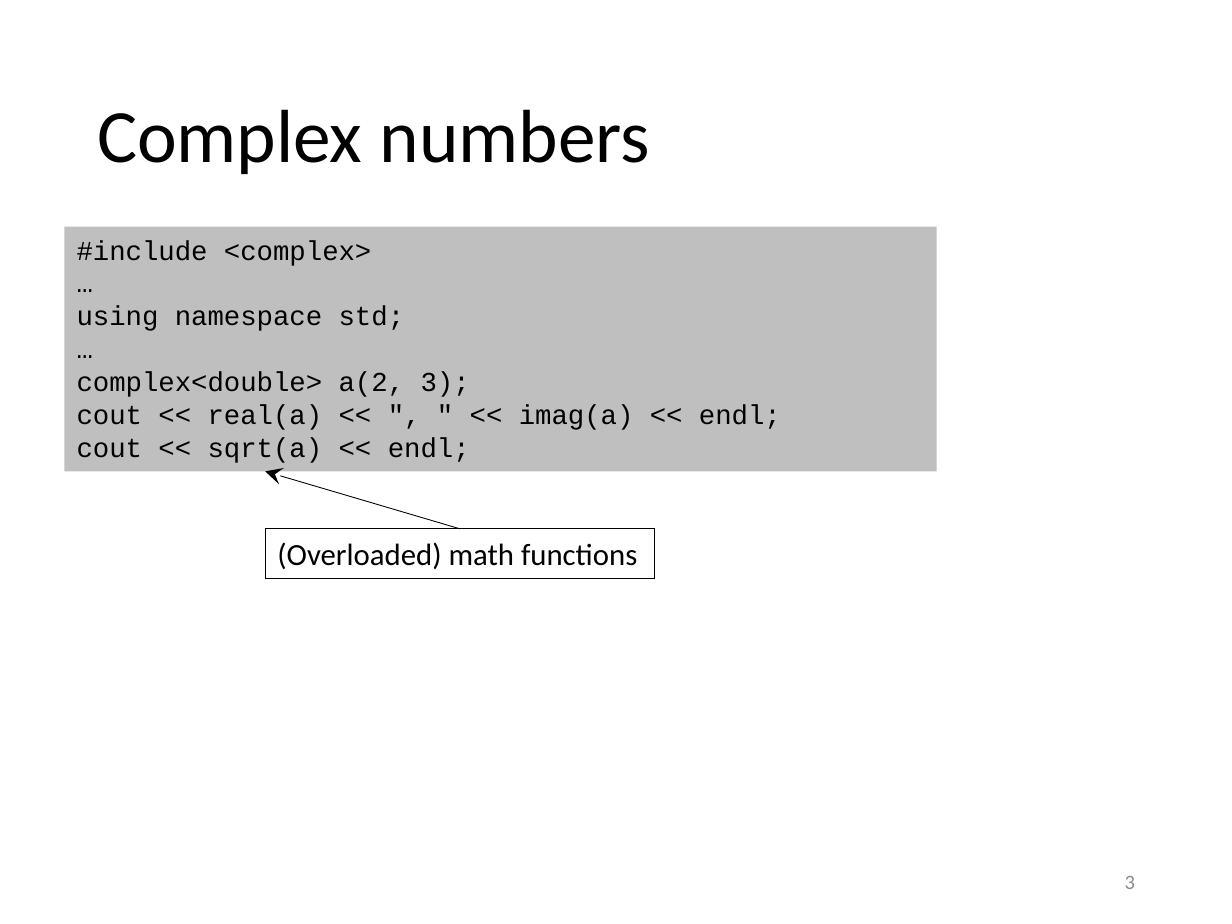
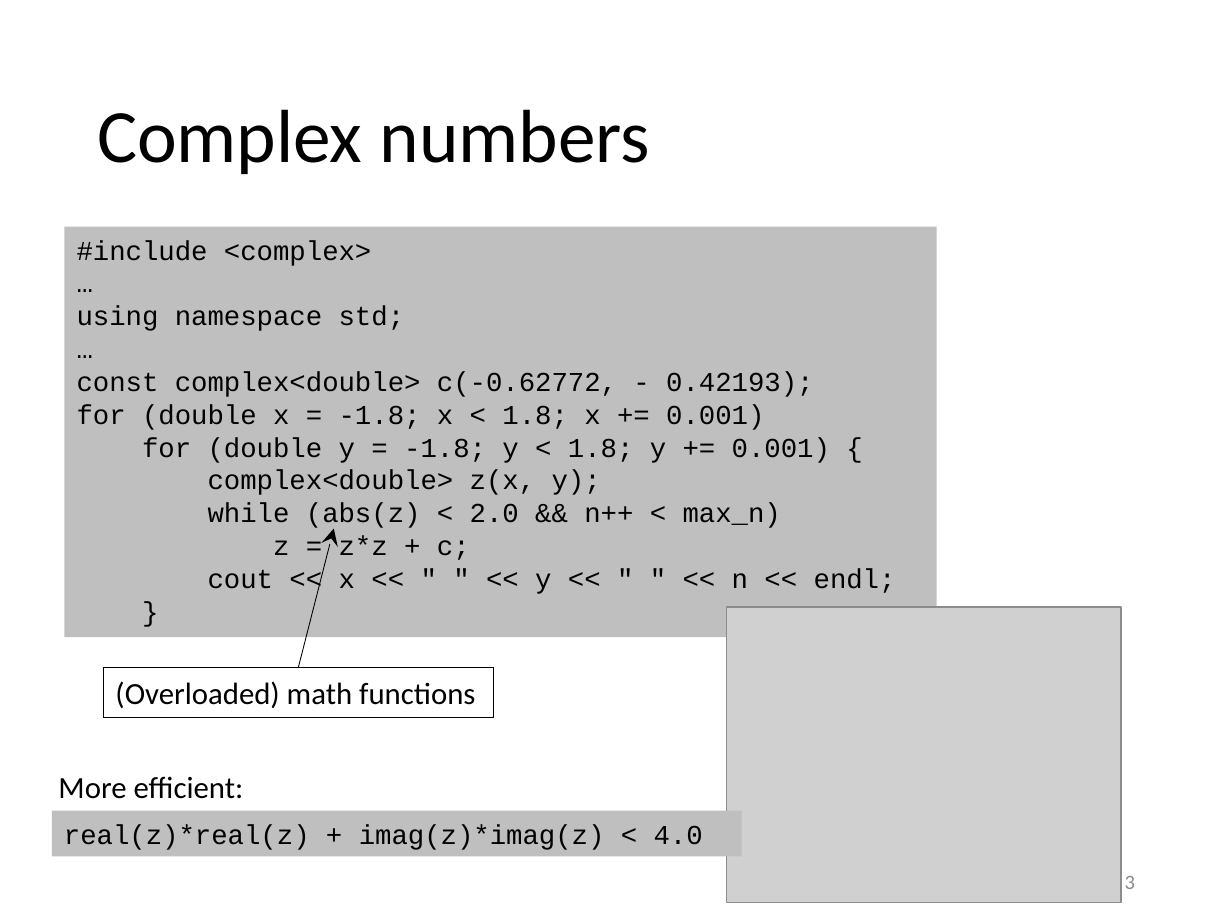
Before and after one commit to gjbex/training-material, a slide deck: slide 3 of CPlusPlus/12_essential_cpp_numerics.pptx. Drawn at 1232x924 pixels with LibreOffice and Linux fonts; fonts in the diff are those of the drawing; grey boxes stand for pictures. Boxes give left, top, right and bottom in pixels: in the first picture for what was removed or moved away, otherwise in the second. Text is boxed around its words. In the diff, an @@ line names an element or a change of style, - is before the commit and + after.

Commit message:
Replaced complex sample code with Julia set example

```diff
--- a/CPlusPlus/12_essential_cpp_numerics.pptx
+++ b/CPlusPlus/12_essential_cpp_numerics.pptx
@@ rectangle "#include <complex>": place and size @@
-rectangle "#include <complex>" at bbox=[64, 227, 936, 472]
+rectangle "#include <complex>" at bbox=[64, 227, 936, 637]
@@ text in rectangle at bbox=[77, 372, 896, 594]: text changed @@
-complex<double> a(2, 3);
-cout << real(a) << ", " << imag(a) << endl;
-cout << sqrt(a) << endl;
+const complex<double> c(-0.62772, - 0.42193);
+for (double x = -1.8; x < 1.8; x += 0.001)
+for (double y = -1.8; y < 1.8; y += 0.001) {
+complex<double> z(x, y);
+while (abs(z) < 2.0 && n++ < max_n)
+z = z*z + c;
+cout << x << " " << y << " " << n << endl;
+}
@@ arrow moved from (460, 529) - (265, 472) to (298, 668) - (334, 529) @@
@@ picture added at bbox=[727, 607, 1121, 903] @@
@@ rectangle "(Overloaded) math functions": place and size @@
-rectangle "(Overloaded) math functions" at bbox=[265, 529, 654, 578]
+rectangle "(Overloaded) math functions" at bbox=[103, 668, 493, 717]
@@ text added at bbox=[58, 776, 244, 799], 18 pt, text #000000 @@
+More efficient:
@@ rectangle added at bbox=[52, 811, 742, 856], fill #BFBFBF, 16 pt, text #000000 @@
+real(z)*real(z) + imag(z)*imag(z) < 4.0
```
Also in this commit, not shown: 3 slides added.
